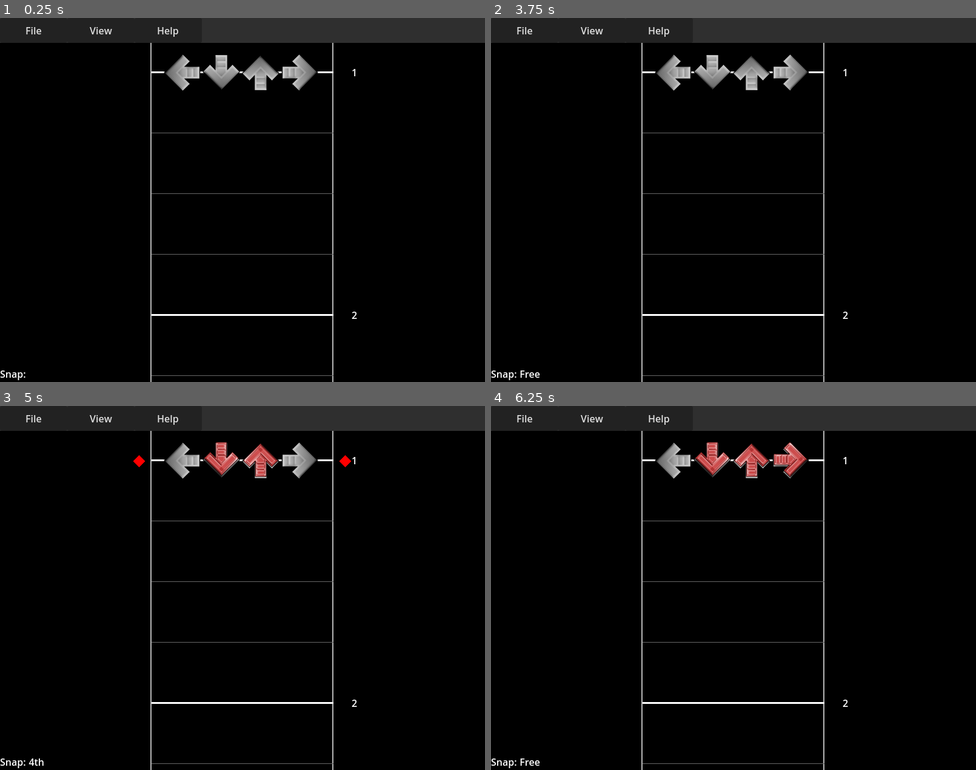
Above: before the commit, frames 1-4 (two rows, left to right).
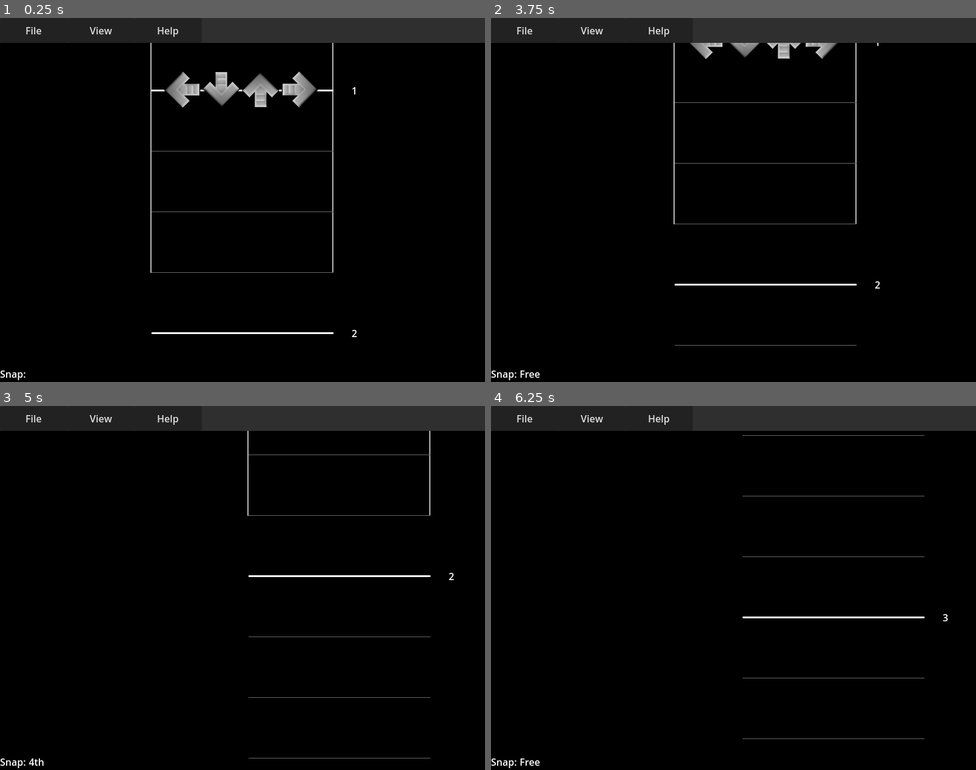
Above: after the commit, the same moments.

Repository: snil4/StepEditor
Game: Godot game, scene res://Scenes/Main.tscn
Two runs of this game, one before a commit and one after it. Both use one fixed random seed, a clock stepped at 60 frames per second and the inputs below.
Inputs (mouse positions are in pixels of both pictures, inside the frame that each line leads up to):
- Up to frame 1 (0.25 s): no input
- Up to frame 2 (3.75 s): click "File" at 0.5 s; click "View" at 1.25 s; click "Help" at 2 s; tap Enter at 2.75 s; move the mouse to (840, 181) at 2.77 s; hold Right (Snap_Up) 2.78-3.5 s; tap 1 (Insert_1) at 2.85 s; click (840, 181) at 2.92 s; tap 0 (Insert_10) at 3.05 s; tap Space (play) at 3.5 s; drag from (636, 218) to (733, 72) at 3.52 s
- Up to frame 3 (5 s): tap Enter at 4.25 s; move the mouse to (291, 507) at 4.27 s; hold Right (Snap_Up) from 4.28 s (still down); tap 2 (Insert_2) at 4.35 s; click (291, 507) at 4.42 s; tap 3 (Insert_3) at 4.55 s
- Up to frame 4 (6.25 s): release Right (Snap_Up) at 5 s; tap Space (play) at 5 s; drag from (709, 660) to (714, 460) at 5.02 s; tap Enter at 5.75 s; move the mouse to (879, 642) at 5.77 s; hold Left (Snap_Down) from 5.78 s (still down); tap 4 (Insert_4) at 5.85 s; click (879, 642) at 5.92 s; tap 5 (Insert_5) at 6.05 s

The runs differ from the first frame. In frame 1, 3.3% of the frame differs, in the area x 31-74%, y 10-100%; in frame 2, 3.5%, in the area x 31-81%, y 6-100%; in frame 3, 3.1%; in frame 4, 2.9%.

Commit message:
Added a bunch of stuff
Hidpi mode, removing arrows, almost working ucs parser, drag and drop files, positioning for the receptor, and more I think?

Diff:
--- a/Scenes/Editor.tscn
+++ b/Scenes/Editor.tscn
@@ -52,13 +52,13 @@
 shape = SubResource("SegmentShape2D_j1who")
 
 [node name="LineLeft" type="Line2D" parent="Area2D"]
-position = Vector2(-150, 11)
+position = Vector2(-150, -300)
 points = PackedVector2Array(-1, -127, -1, 5000)
 width = 2.0
 default_color = Color(0.713726, 0.713726, 0.713726, 1)
 
 [node name="LineRight" type="Line2D" parent="Area2D"]
-position = Vector2(150, 11)
+position = Vector2(150, -300)
 points = PackedVector2Array(-1, -127, -1, 5000)
 width = 2.0
 default_color = Color(0.713726, 0.713726, 0.713726, 1)
@@ -72,6 +72,7 @@
 position = Vector2(0, -2)
 
 [node name="Target" type="Node2D" parent="Area2D"]
+position = Vector2(2.08165e-12, -2)
 
 [node name="Left" type="Sprite2D" parent="Area2D/Target"]
 position = Vector2(-100, 0)
--- a/Scripts/AboutDialog.gd
+++ b/Scripts/AboutDialog.gd
@@ -12,6 +12,7 @@
 # func _process(delta):
 # 	pass
 
+
 # Whenever the popup shows up center the popup on the window
 func on_display():
 	popup_centered_ratio(0.4)
@@ -20,6 +21,7 @@
 # func on_github_link():
 # 	OS.shell_open("https://github.com/snil4/StepEditor")
 
+
 # Function for on-screen buttons
 func _on_custom_action(action):
 	# Link to this project's github
--- a/Scripts/Editor.gd
+++ b/Scripts/Editor.gd
@@ -7,16 +7,24 @@
 var note_scale = Vector2(1.0,1.0)
 # Current chart type
 var chart_type: int = 4
+# Current chart type
+var initial: bool = true
+# Current chart type
+var last_window_x
 # Current scroll speed
 @export var note_speed = 1
-const initial_height = 50.0
+# Initial receptor height
+@export var initial_height = 80.0
+# The divider for the initial position of the area2d node on the screen
+@export var area2d_x_div = 2
+@export var min_note_scale = 0.4
+@export var max_note_scale = 3.0
+# Scaling for the height of the receptor
 const height_scale = 40.0
-# Numeric values of the snap options
+# Numeric values of the cur_snap options
 const snap_options = [0.015625 ,1, 0.5, 0.375, 0.25, 0.1875, 0.125, 0.0625, 0.09375, 0.03125, 0.015625]
-# Names of the snap options
+# Names of the cur_snap options
 const snap_names = ["Free" ,"4th", "8th", "12th", "16th", "24th", "32nd", "48th", "64th", "92nd", "128th"]
-# The divider for the initial position of the area2d node on the screen
-const area2d_x_div = 2
 
 ## File managment variables
 # Song properties
@@ -38,9 +46,9 @@
 # Current BPM
 var cur_bpm = 100.0
 # Current measure division
-var div = 4
+var cur_div = 4
 # Current snap value
-var snap: int = 0
+var cur_snap: int = 0
 
 # Nodes
 @onready var area2d_node = $Area2D
@@ -58,11 +66,12 @@
 
 # Called when the node enters the scene tree for the first time.
 func _ready():
+	last_window_x = get_window().get_size_with_decorations().x
 	set_process_input(true)
-	change_window()
 	left_line_node.points[1].y = get_window().get_size_with_decorations().y
 	right_line_node.points[1].y = get_window().get_size_with_decorations().y
 	get_tree().get_root().size_changed.connect(Callable(self, "change_window"))
+	get_viewport().files_dropped.connect(Callable(self, "_on_files_drop"))
 	draw_measures()
 
 
@@ -89,24 +98,37 @@
 
 		left_line_node.points[1].y += window_size.y
 		right_line_node.points[1].y += window_size.y
+
 	# Scale the height of the receptors to compensate for the arrows's size
 	note_height = area2d_node.scale.x * height_scale + initial_height
-	area2d_node.position = Vector2(window_size.x / area2d_x_div, note_height)
+
+	if initial:
+		area2d_node.position = Vector2(window_size.x / area2d_x_div, note_height)
+	else:
+		area2d_node.position.x += (window_size.x - last_window_x) / 4
+
+	last_window_x = window_size.x
 
 
 # Called on every key input
 func _input(event):
+	if (event is InputEventMouseMotion and event.is_action_pressed("ui_select")) \
+		or event is InputEventScreenDrag:
+		area2d_node.position += event.relative
+
+
 	if event is InputEventKey or event is InputEventScreenTouch:
 		# Zoom In
-		if event.is_action_pressed("Zoom-In") and note_scale.x < 3.0:
-			note_scale.x += 0.20
-			note_scale.y += 0.20
-			# print("Zoom")
+		if event.is_action_pressed("Zoom-In"):
+			if note_scale.x < max_note_scale:
+				note_scale.x += 0.20
+				note_scale.y += 0.20
 
 		# Zoom Out
-		elif event.is_action_pressed("Zoom-Out") and note_scale.x > 0.4:
-			note_scale.x -= 0.20
-			note_scale.y -= 0.20
+		elif event.is_action_pressed("Zoom-Out"):
+			if note_scale.x > min_note_scale:
+				note_scale.x -= 0.20
+				note_scale.y -= 0.20
 
 		# Play/Stop
 		elif Input.is_action_pressed("play") and music_path != null:
@@ -115,23 +137,23 @@
 
 		# Scroll Down
 		elif Input.is_action_pressed("Scroll-Down") and not(is_playing):
-			cur_beat += snap_options[snap]
-			while fmod(cur_beat, snap_options[snap]) != 0:
+			cur_beat += snap_options[cur_snap]
+			while fmod(cur_beat, snap_options[cur_snap]) != 0:
 				cur_beat -= 0.015625
 
 		# Scroll Up
 		elif Input.is_action_pressed("Scroll-Up") and not(is_playing):
-			cur_beat -= snap_options[snap]
-			while fmod(cur_beat, snap_options[snap]) != 0:
+			cur_beat -= snap_options[cur_snap]
+			while fmod(cur_beat, snap_options[cur_snap]) != 0:
 				cur_beat += 0.015625
 
 		# Snap Down
 		elif Input.is_action_just_pressed("Snap_Down"):
-			snap -= 1
+			cur_snap -= 1
 
 		# Snap Up
 		elif Input.is_action_just_pressed("Snap_Up"):
-			snap += 1
+			cur_snap += 1
 
 		# Add Note 1
 		elif Input.is_action_just_pressed("Insert_1") && chart_type >= 1:
@@ -173,21 +195,35 @@
 		elif Input.is_action_just_pressed("Insert_10") && chart_type >= 10:
 			add_note(10);
 
-		snap = clamp(snap, 0, snap_options.size() - 1)
-		snap_node.set_text("Snap: " + snap_names[snap])
-		cubes_node.change_color(snap)
-		area2d_node.scale = note_scale
+
+		cur_snap = clamp(cur_snap, 0, snap_options.size() - 1)
+		snap_node.set_text("Snap: " + snap_names[cur_snap])
+		cubes_node.change_color(cur_snap)
 		note_height = area2d_node.scale.x * height_scale + initial_height
-		area2d_node.position = Vector2(window_size.x / area2d_x_div, note_height)
+		# area2d_node.scale = note_scale
+		#area2d_node.position = Vector2(window_size.x / area2d_x_div, note_height)
 		measure_fix()
-		print("measure: " + String.num_int64(cur_measure))
-		print("beat: " + String.num(cur_beat))
-		print("snap: " + String.num_int64(snap))
+
+		if OS.is_debug_build():
+			print("measure: " + String.num_int64(cur_measure))
+			print("beat: " + String.num(cur_beat))
+			print("cur_snap: " + String.num_int64(cur_snap))
+
+
+# Called on dropping files to the editor
+func _on_files_drop(files):
+	_on_file_dialog_1_file_selected(files[0])
 
 
 # Called on file selection
 func _on_file_dialog_1_file_selected(path):
+
 	file_dialog_node.hide()
+	for i in notes_collection_node.get_children():
+		notes_collection_node.remove_child(i)
+		i.queue_free()
+
+
 	properties["folder"] = file_dialog_node.current_dir
 	# print(properties["folder"])
 	file_name = file_dialog_node.current_file
@@ -204,19 +240,24 @@
 	else:
 		message_node.on_error_message("Can't open this file type")
 
-#
+
+# Draw all the measures in the scene
 func draw_measures():
-	measure_container_node.change_props(cur_bpm,div,chart_type)
+	measure_container_node.change_props(cur_bpm,cur_div,chart_type)
 	for i in 100:
-		for j in div:
+		for j in cur_div:
 			measure_container_node.draw_measure(i + 1, j + 1)
+
 
 # Add a new note
 func add_note(num: int):
-	var note_name = "Area2D/MeasureContainer/NotesCollection/note" + str(num) + "_" + str(cur_measure) + "_" + str(cur_beat)
+	var note_name = ("Area2D/MeasureContainer/NotesCollection/note" \
+	 	+ str(num) + "_" + str(cur_measure) + "_" + str(cur_beat)).replace(".","-")
 	var note_node = get_node_or_null(note_name)
+
 	if note_node != null:
-		remove_child(note_node)
+		notes_collection_node.remove_child(note_node)
+		note_node.queue_free()
 		print("note: " + note_name + " removed")
 	else:
 		measure_container_node.add_note_node(num,cur_measure,cur_beat)
@@ -225,10 +266,10 @@
 # Fix the current measure number based on the current beat
 func measure_fix():
 	if cur_beat < 1.0:
-		cur_beat = div
+		cur_beat = cur_div
 		cur_measure -= 1
-	elif cur_beat >= div + 1:
-		cur_beat = 1.0
+	elif cur_beat >= cur_div + 1:
+		cur_beat = 1.0  + (cur_beat - cur_div)
 		cur_measure += 1
 	if cur_measure < 1:
 		cur_beat = 1.0
--- a/Scripts/Main.gd
+++ b/Scripts/Main.gd
@@ -2,10 +2,20 @@
 
 @onready var rect_node = $"MenuBar/ColorRect"
 @onready var touch_node = $TouchButtons
+@onready var editor_node = $Editor
+
 # Called when the node enters the scene tree for the first time.
 func _ready():
+	if DisplayServer.screen_get_dpi() > 120:
+		get_tree().root.content_scale_factor = DisplayServer.screen_get_dpi() / 120.0
+		editor_node.initial_height *= DisplayServer.screen_get_dpi() / (120.0 * 3)
+		editor_node.area2d_x_div = DisplayServer.screen_get_dpi() / 60.0
+		get_tree().root.get_window().size *= DisplayServer.screen_get_dpi() / 120.0
+
+	get_tree().get_root().size_changed.connect(Callable(self, "change_window"))
 	change_window()
-	get_tree().get_root().size_changed.connect(Callable(self, "change_window"))
+	editor_node.change_window()
+	editor_node.initial = false
 
 
 # Called every frame. 'delta' is the elapsed time since the previous frame.
--- a/Scripts/MeasureContainer.gd
+++ b/Scripts/MeasureContainer.gd
@@ -12,6 +12,7 @@
 @onready var notes_collection_node = $NotesCollection
 @onready var editor = $"root/Main/Editor"
 
+
 # Called when the node enters the scene tree for the first time.
 func _ready():
 	pass # Replace with function body.
@@ -21,10 +22,12 @@
 # func _process(delta):
 # 	pass
 
+
 func change_props(bpm: float, div: int, mode: int):
 	cur_bpm = bpm
 	cur_div = div
 	cur_mode = mode
+
 
 func draw_measure(measure: int, beat: float):
 	var measure_node = measure_scene.instantiate()
@@ -37,12 +40,13 @@
 		measure_node.position.y = (((measure - 1) * 4) + beat - 1) * (cur_bpm)
 	measure_node.new_measure(-150, 150,measure, width)
 
+
 func add_note_node(num: int, measure: int, beat: float):
 	if num > cur_mode:
 		return
 
 	var note_node = note_scene.instantiate()
-	note_node.set_name("note" + str(num) + "_" + str(measure) + "_" + str(beat))
+	note_node.set_name(("note" + str(num) + "_" + str(measure) + "_" + str(beat)).replace(".","-"))
 	note_node.set_position(Vector2(-165 + 65 * num,(((measure - 1) * 4) + beat - 1) * (cur_bpm)))
 	var animation_node = note_node.get_node("AnimatedSprite2D")
 	match cur_mode:
--- a/Scripts/Parser.gd
+++ b/Scripts/Parser.gd
@@ -1,12 +1,19 @@
 extends Node
 
 var file
-var index: int
+# var index: int
 var line: String
 var lines: PackedStringArray = PackedStringArray()
 var properties = {}
 var file_path: String
 var cur_property: PackedStringArray
+var cur_mode: int = 4
+var cur_measure: int
+var cur_beat: float
+var cur_split: float
+var cur_div: int
+
+@onready var measure_container_node = $Area2D/MeasureContainer
 
 
 # Called when the node enters the scene tree for the first time.
@@ -33,18 +40,22 @@
 		parse_ucs(original_properties);
 	else:
 		properties["type"] = "sm"
-		index = 0
+		# index = 0
 		while not file.eof_reached(): # iterate through all lines until the end of file is reached
 			line = file.get_line()
 			line += " "
 			lines.append(line)
 			# print(String.num_int64(index) + "." + lines[index])
+
+			# Header
 			if line.begins_with("#"):
 				cur_property = line.split(":",true,1)
 				properties[cur_property[0].to_lower()] = cur_property[1].replace("; ", "")
+
 			elif line.begins_with("//---------------"):
 				break
-			index += 1
+
+			# index += 1
 		file.close()
 		print(properties)
 		parse_details()
@@ -54,15 +65,52 @@
 func parse_details() -> bool:
 	return true
 
+
 func parse_ucs(original_properties: Dictionary):
+	# Initialize measure and beat count
+	cur_measure=1
+	cur_beat=1
+	# Default single mode for pump
+	cur_mode = 5
+	# Set global properties list
 	properties = original_properties
+	# Set global file path for the chart
 	file_path = properties["folder"] + "/" + properties["chart"]
 	file = FileAccess.open(file_path, FileAccess.READ)
+
+	# Main loop
 	while not file.eof_reached(): # iterate through all lines until the end of file is reached
 		line = file.get_line()
+
+		# Header
 		if line.begins_with(":"):
 			cur_property = line.split("=",true,1)
 			properties[cur_property[0].to_lower()] = cur_property[1]
+
+		# Chart
 		else:
-			for i in line.to_ascii_buffer():
-				pass
+			var line_buffer = line.to_ascii_buffer()
+
+			for i in cur_mode:
+				if line_buffer[i] == "X":
+					measure_container_node.add_note_node(i,cur_measure,cur_beat)
+
+			cur_beat += 1.0 / cur_split
+			measure_fix()
+
+
+# Fix the current measure number based on the current beat
+func measure_fix():
+
+	if cur_beat < 1.0:
+		cur_beat = cur_div
+		cur_measure -= 1
+
+	elif cur_beat >= cur_div + 1:
+		cur_beat = 1.0 + (cur_beat - cur_div)
+		cur_measure += 1
+
+
+	if cur_measure < 1:
+		cur_beat = 1.0
+		cur_measure = 1
--- a/project.godot
+++ b/project.godot
@@ -19,7 +19,6 @@
 
 window/size/viewport_width=800
 window/size/viewport_height=600
-window/stretch/aspect="expand"
 window/handheld/orientation=1
 
 [dotnet]
Not shown, changed: .gitignore
Not shown, added: test/CS683.ucs
